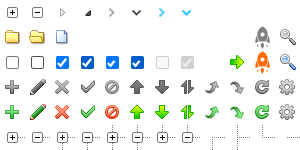
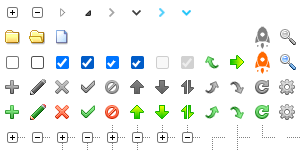
Layer changes from the first w=300, h=150 image to the second:
added layer "返回1 副本 2" above "返回1" over [205,55,219,69]
